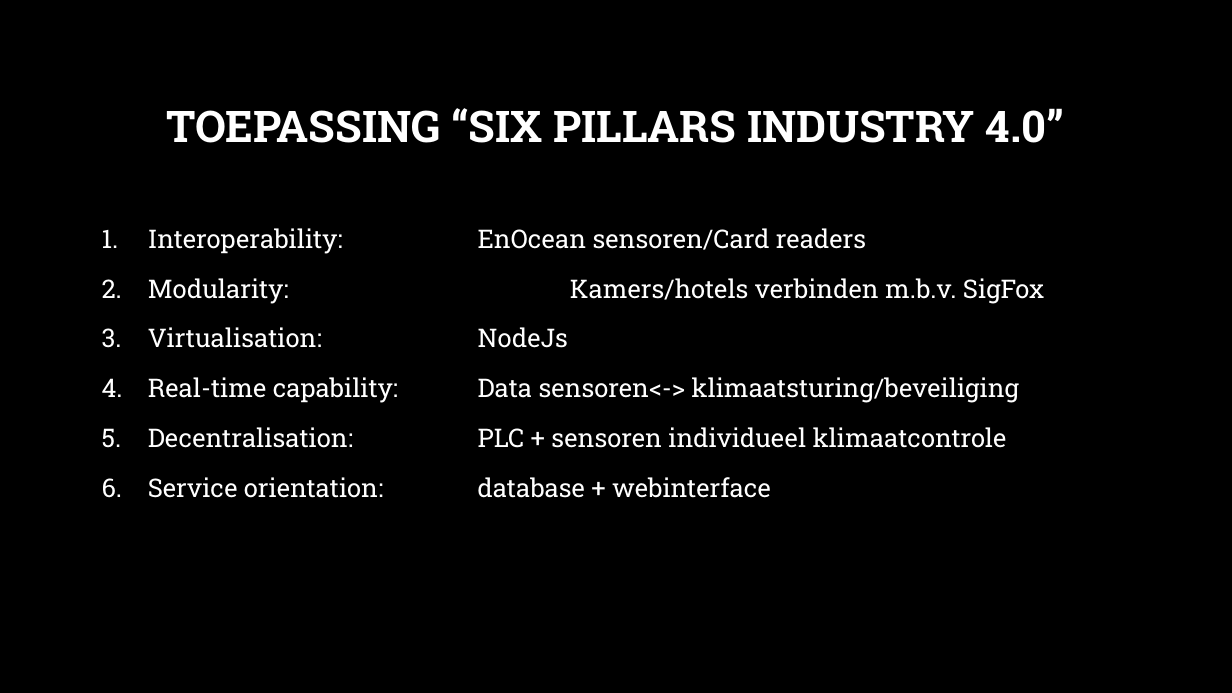
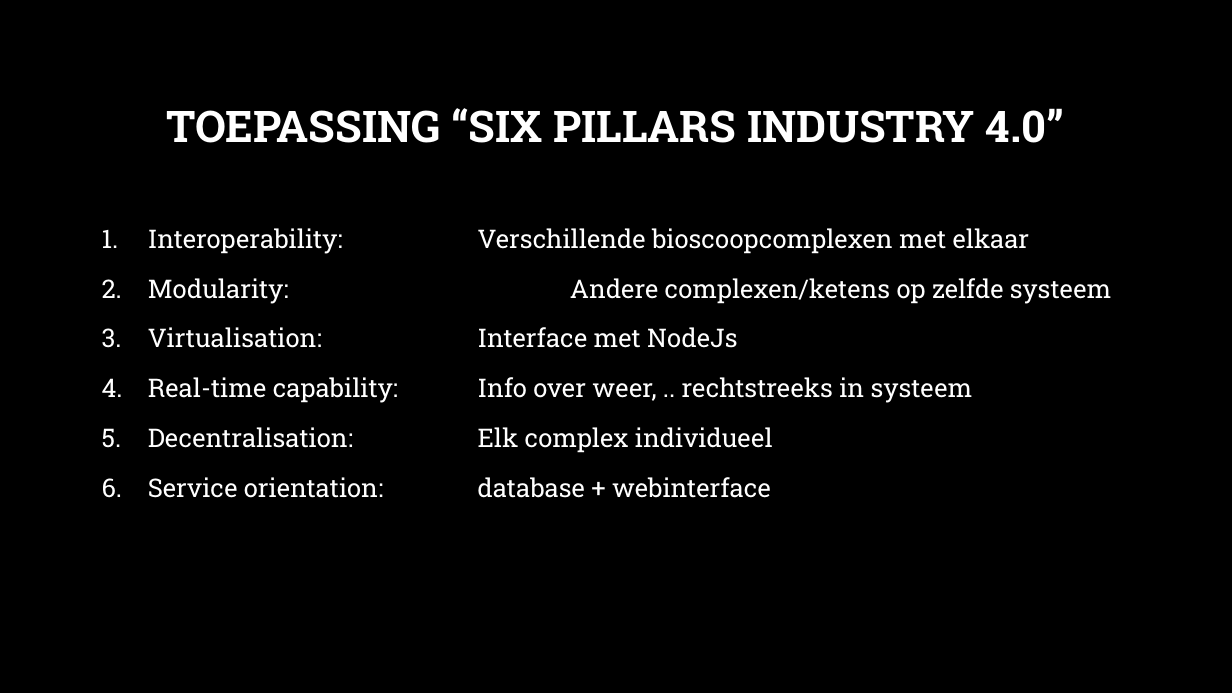
Before and after one commit to Koffiejoe/IA-EnOcean, a slide deck: slide 6 of Presentaties/1Projectvoorstel/Projectvoorstel.pptx. Drawn at 1232x693 pixels with LibreOffice and Linux fonts; fonts in the diff are those of the drawing; background and template pictures are left out. Boxes give left, top, right and bottom in pixels: in the first picture for what was removed or moved away, otherwise in the second. Text is boxed around its words. In the diff, an @@ line names an element or a change of style, - is before the commit and + after.

Commit message:
Edited all based on input Stukken
still wip, hotel veranderd naar bioscoopcomplex

```diff
--- a/Presentaties/1Projectvoorstel/Projectvoorstel.pptx
+++ b/Presentaties/1Projectvoorstel/Projectvoorstel.pptx
@@ text at [148,228,1112,453]: text changed @@
-1. Interoperability: EnOcean sensoren/Card readers
-2. Modularity: Kamers/hotels verbinden m.b.v. SigFox
-3. Virtualisation: NodeJs
-4. Real-time capability: Data sensoren<-> klimaatsturing/beveiliging
-5. Decentralisation: PLC + sensoren individueel klimaatcontrole
+1. Interoperability: Verschillende bioscoopcomplexen met elkaar
+2. Modularity: Andere complexen/ketens op zelfde systeem
+3. Virtualisation: Interface met NodeJs
+4. Real-time capability: Info over weer, .. rechtstreeks in systeem
+5. Decentralisation: Elk complex individueel
```
Also in this commit, not shown: 4 other slides changed, 5 other files.
